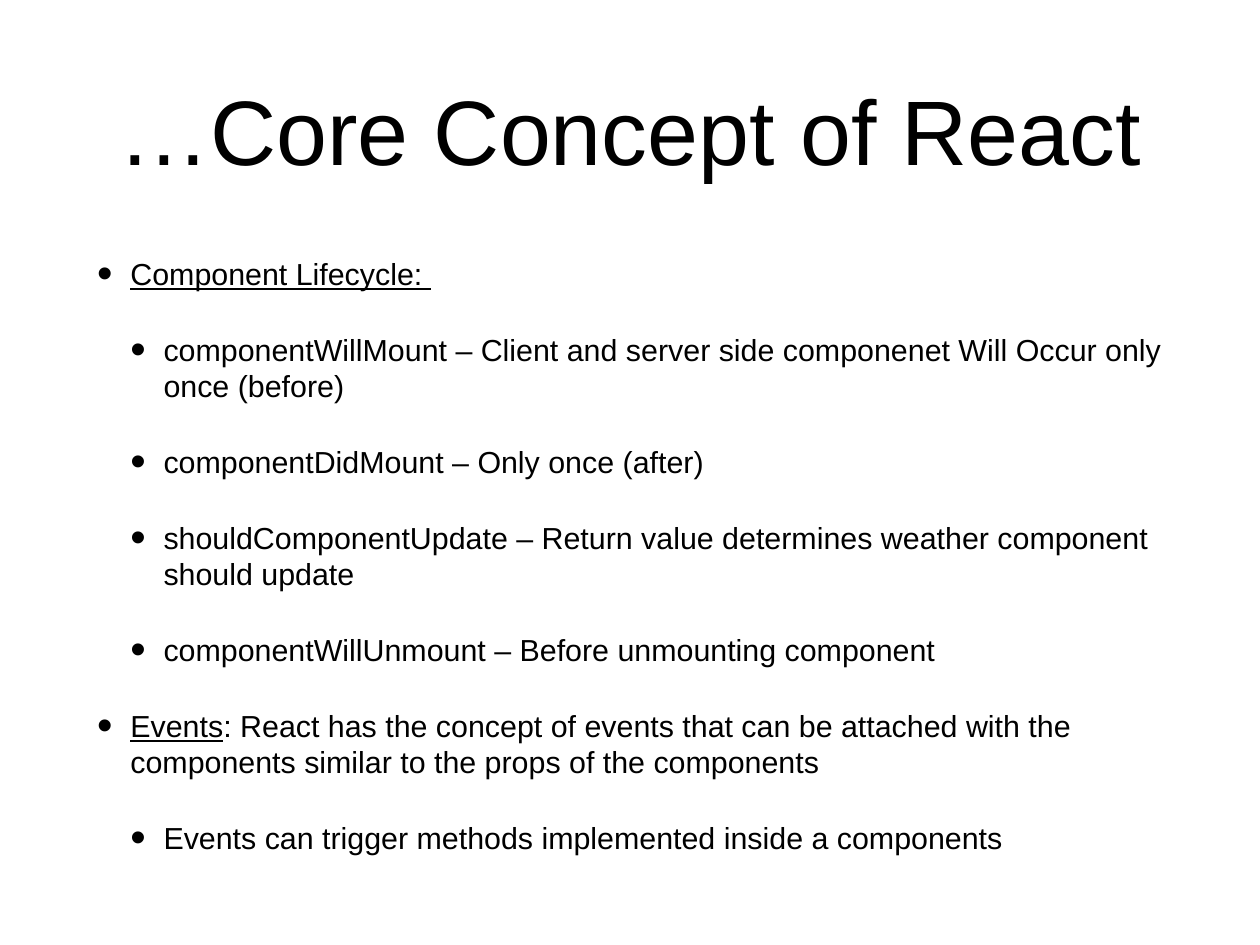
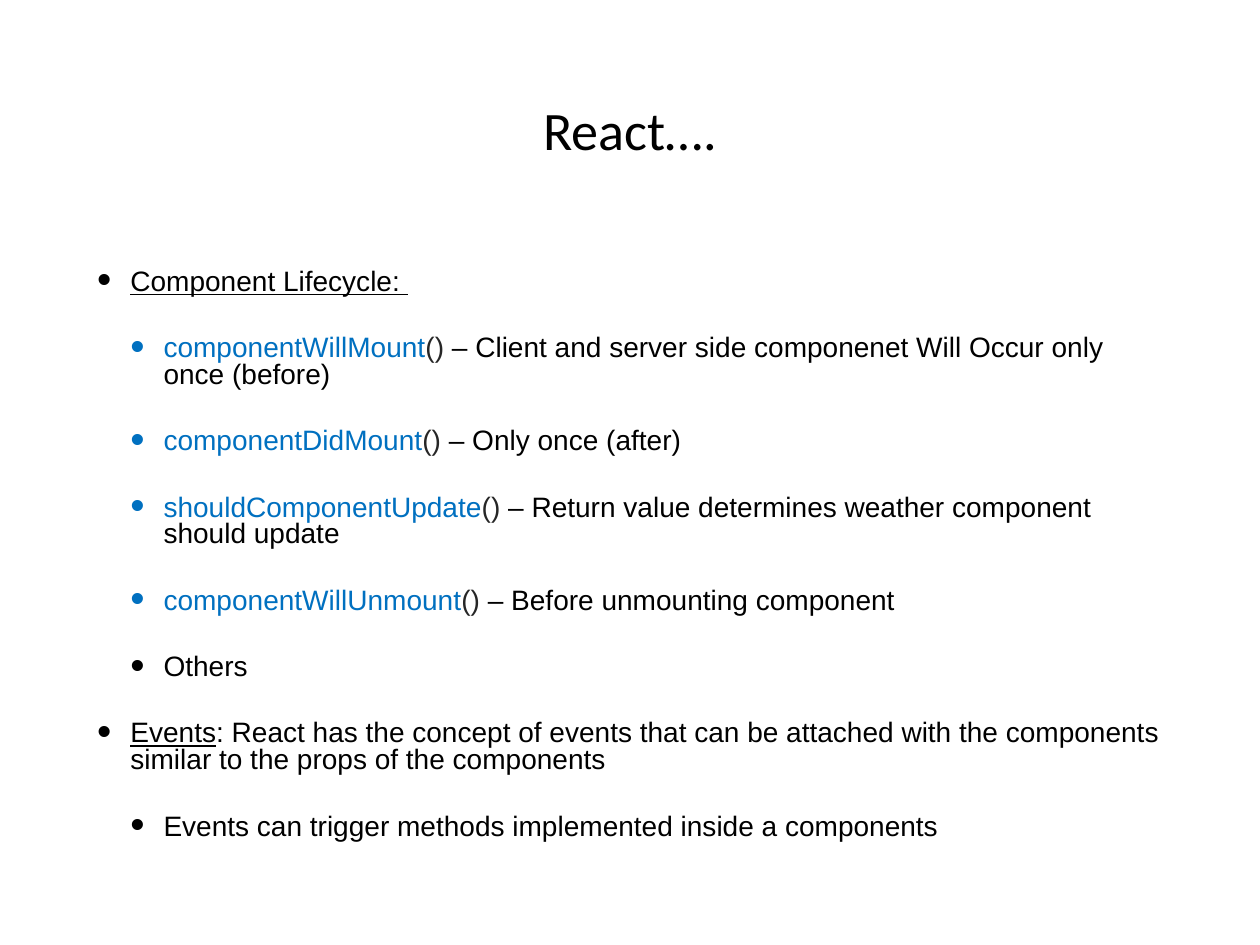
Before and after one commit to hogeschool/Development-5, a slide deck: slide 22 of Lectures/Lecture6/Lesson6.pptx (slide 14 before the commit). Drawn at 1260x945 pixels with LibreOffice and Linux fonts; fonts in the diff are those of the drawing. Boxes give left, top, right and bottom in pixels: in the first picture for what was removed or moved away, otherwise in the second. Text is boxed around its words. In the diff, an @@ line names an element or a change of style, - is before the commit and + after.

```diff
--- a/Lectures/Lecture6/Lesson6.pptx
+++ b/Lectures/Lecture6/Lesson6.pptx
@@ title at <box>543,115,716,151</box>: text changed; size 74.4 to 44 pt; font Arial to Calibri @@
-…Core Concept of React
+React….
@@ text at <box>130,270,1159,841</box>: size 24.6 to 22.8 pt in "Component Lifecycle:", "Events: React has the concept of events ...", "Events can trigger methods implemented inside a ..."; line spacing 1 to 0.8 @@
@@ text at <box>164,336,1103,677</box>: text changed; size 24.6 to 22.8 pt @@
-  • componentWillMount – Client and server side componenet Will Occur only once (before)
-  • componentDidMount – Only once (after)
-  • shouldComponentUpdate – Return value determines weather component should update
-  • componentWillUnmount – Before unmounting component
+  • componentWillMount() – Client and server side componenet Will Occur only once (before)
+  • componentDidMount() – Only once (after)
+  • shouldComponentUpdate() – Return value determines weather component should update
+  • componentWillUnmount() – Before unmounting component
+  • Others
```
Also in this commit, not shown: 8 other slides changed, 14 slides added, 5 slides removed.
